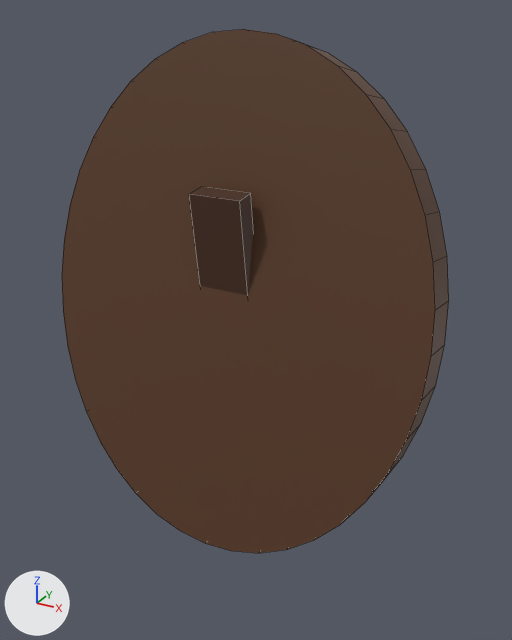
An edit to the FBX model Assets/Game/Resources/Models/Props/Frame_Oval.fbx, drawn before and after from the same camera.
Both versions are drawn from a 50 mm camera at (0.1008, -0.1587, 0.1563) aimed at (0.0123, 0.0022, 0.0758). The axes (+X, +Y, +Z) are drawn at lower left. The lights are the same throughout. The first picture is the older version. Mesh edges are drawn as thin lines. Where no turn or scale is listed for an object, it has been applied to the vertices.

Before the edit, the objects in view are built like this:
```python
me_frame_oval = bpy.data.meshes.new('Frame_Oval')
me_frame_oval.from_pydata(...)  # 472 vertices, 432 faces; spans x -0.062..0.062, y -0.009..0.036, z -0.003..0.151
# faces by material slot: [42, 384, 6]
me_frame_oval.materials.append(mat_wood_5a3a24)  # brown #5a3a24
me_frame_oval.materials.append(mat_brass_c9a15a)  # orange #c9a15a
me_frame_oval.materials.append(mat_wood_4a2e1e)  # brown #4a2e1e
ob_frame_oval = bpy.data.objects.new('Frame_Oval', me_frame_oval)
ob_frame_oval.location = (0.0, 0.0, 0.0)
```
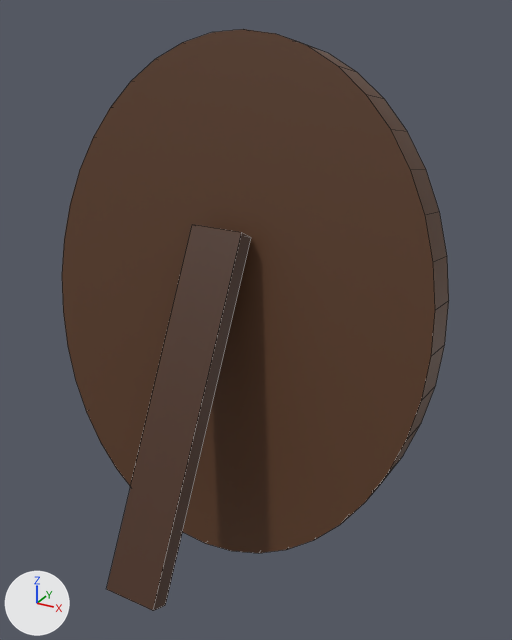
What changed in the scene script:
```text
Change me_frame_oval:
    used by ob_frame_oval; location = (0.0, 0.0, 0.0)
    remove me_frame_oval.from_pydata(...)  # 472 vertices, 432 faces; spans x -0.062..0.062, y -0.009..0.036, z -0.003..0.151
    add me_frame_oval.from_pydata(...)  # 472 vertices, 432 faces; spans x -0.062..0.062, y -0.047..0.036, z -0.003..0.151
    me_frame_oval part 1: the loose piece of 8 vertices spanning x -0.008..0.008, y 0.001..0.022, z 0.007..0.11 is turned -36 degrees about the x axis through its middle, then moved by (0.0, -0.031, -0.005)
```

Where the change shows, as pixel boxes [x1, y1, x2, y2] in the pictures (512 x 640 px; the box of a moved part takes in the faces that stretch with it):
'Frame_Oval', reshaped (11% taller): before [62, 29, 449, 553]; after [62, 29, 449, 611]
part 1 of me_frame_oval, moved or reshaped: before [189, 187, 253, 296]; after [107, 225, 251, 611]
